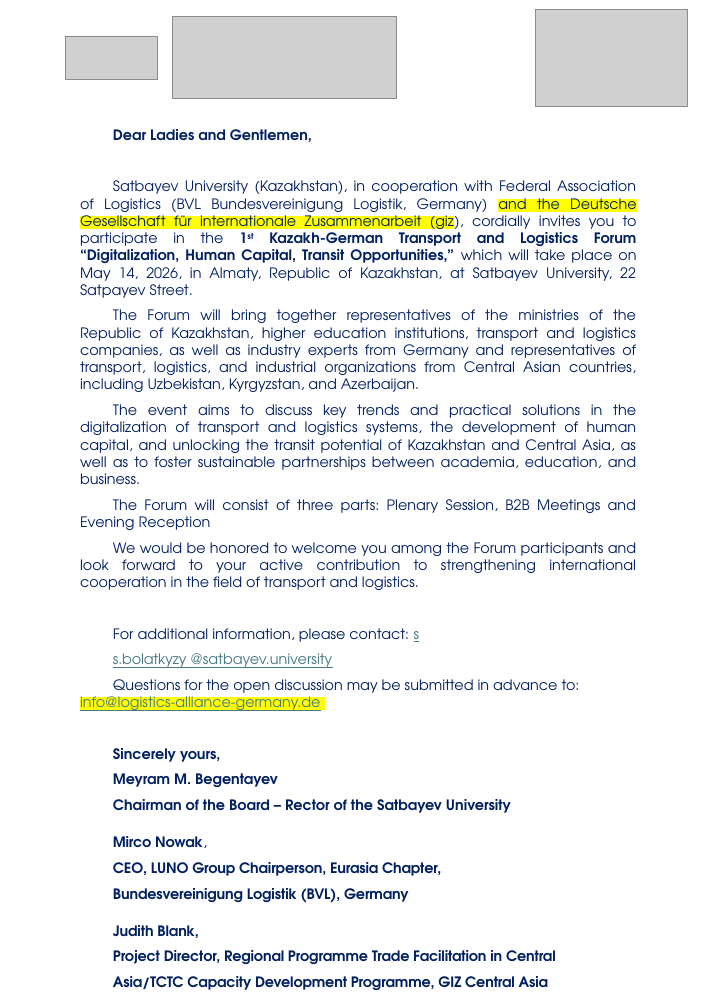
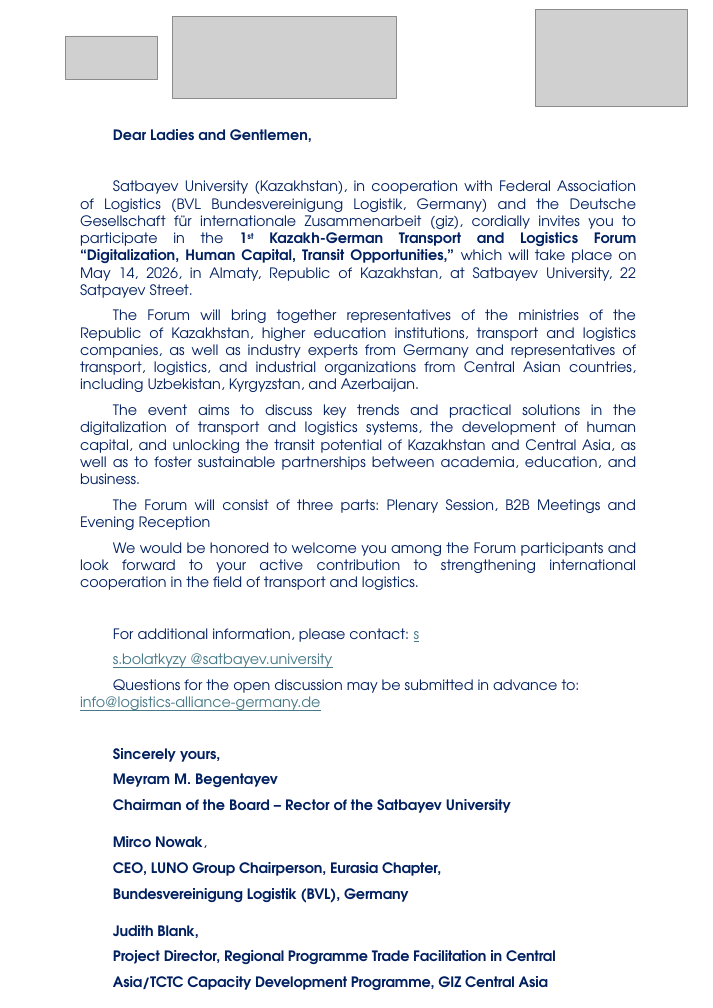
Before and after one commit to zvezdd/KazForum-Logistics, a slide deck: slide 2 of public/program-en.pptx. Drawn at 713x1008 pixels with LibreOffice and Linux fonts; fonts in the diff are those of the drawing; grey boxes stand for pictures. Boxes give left, top, right and bottom in pixels: in the first picture for what was removed or moved away, otherwise in the second. Text is boxed around its words. In the diff, an @@ line names an element or a change of style, - is before the commit and + after.

```diff
--- a/public/program-en.pptx
+++ b/public/program-en.pptx
@@ text at [80, 180, 637, 711]: highlight #FFFF00 to none in "and the Deutsche Gesellschaft für internationale Zusammenarb ...", "info@logistics-alliance-germany.de" @@
```
Also in this commit, not shown: 1 other slide changed, 6 other files.
